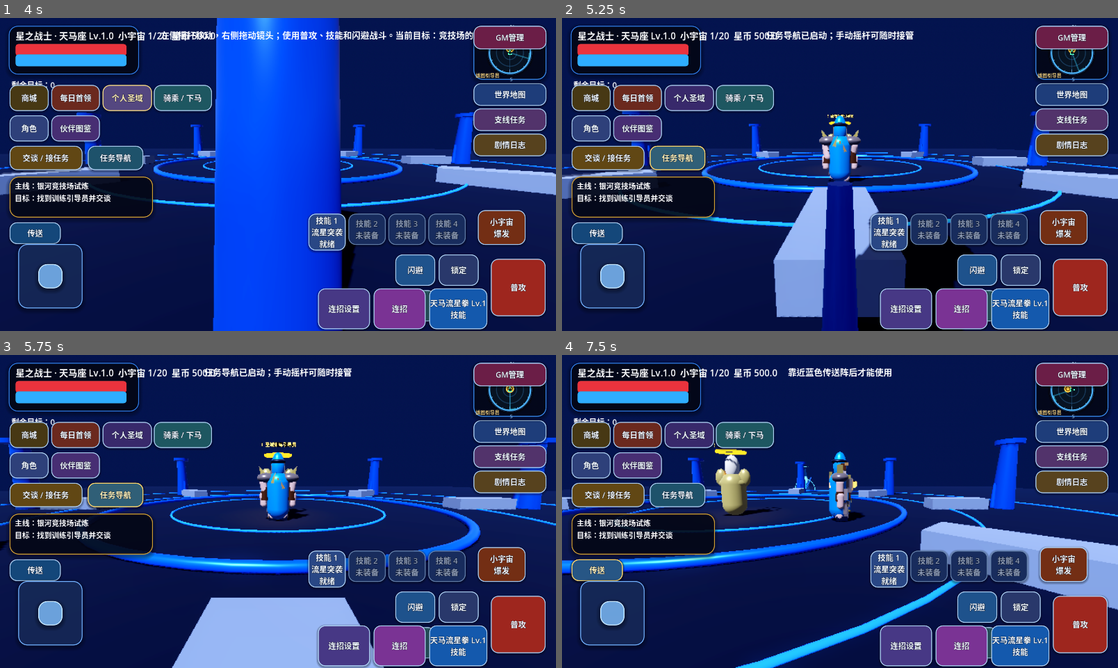
Above: before the commit, frames 1-4 (two rows, left to right).
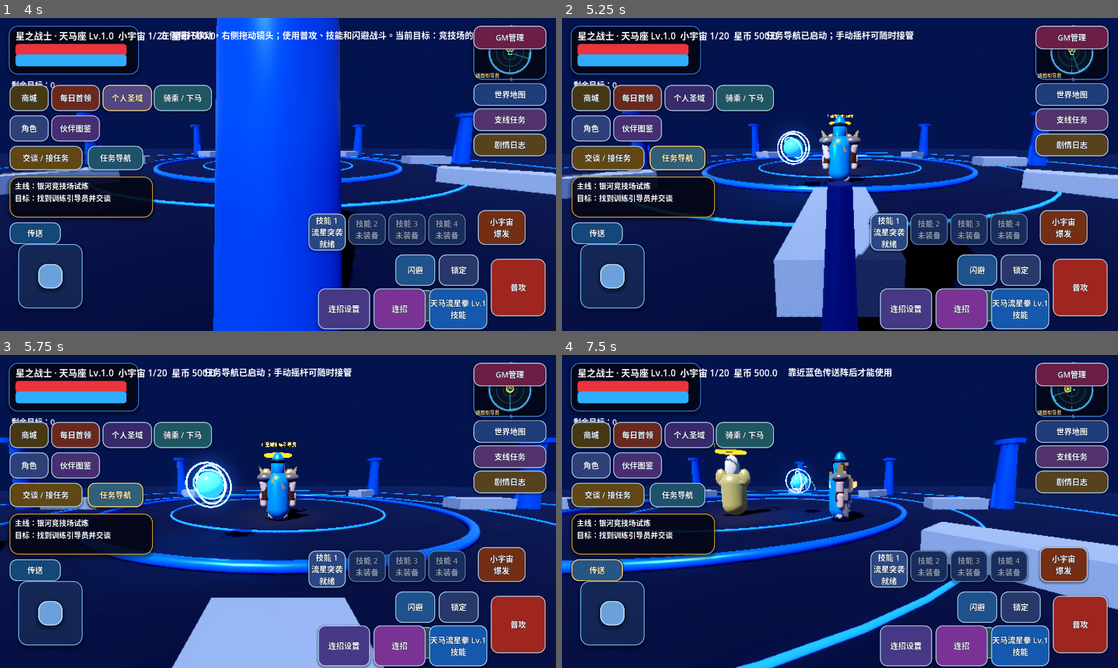
Above: after the commit, the same moments.

Repository: Qazwesrd/Saint-Seiya-Universe-War
Game: Godot game, scene res://scenes/main_menu.tscn
Same seed, same stepped clock (60 frames per second), same inputs: the game is played once before the commit and once after it.
Inputs (mouse positions are in pixels of both pictures, inside the frame that each line leads up to):
- Up to frame 1 (4 s): click "开始新游戏 / 新建存档" at 0.5 s; click "开始新游戏 / 新建存档" at 1.25 s; click "继续游戏 / 存档管理" at 2 s; click "游戏设置" at 2.75 s; click "读取" at 3.5 s
- Up to frame 2 (5.25 s): click "交谈 / 接任务" at 4.25 s; click "任务导航" at 5 s
- Up to frame 3 (5.75 s): no input
- Up to frame 4 (7.5 s): tap Enter (ui_accept) at 5.75, 6.02, 6.32 s; move the mouse to (962, 495) at 5.77 s; hold Right (ui_right) 5.78-6.5 s; click (962, 495) at 5.92 s; drag from (728, 527) to (812, 574) at 6.52 s; click "传送" at 7.25 s

Frame 1 is identical in both runs. In frame 2, 0.7% of the frame differs, in the area x 37-53%, y 35-58%; in frame 3, 1.6%, in the area x 33-50%, y 32-66%; in frame 4, 0.4%.

Commit message:
Add persistent companion bond progression and stat growth

Diff:
--- a/game/scripts/collection_system.gd
+++ b/game/scripts/collection_system.gd
@@ -22,8 +22,15 @@
 func _ensure_state() -> Dictionary:
  var data: Dictionary = RPGState.profile.get("collection_state",{})
  if data.is_empty():
-  data = {"companions":[],"pets":[],"mounts":[],"active_companion":"","active_pet":"","active_mount":"","enemy_defeats":0,"boss_defeats":0,"achievements":{},"claimed_achievements":[]}
+  data = {"companions":["training_mentor"],"pets":[],"mounts":[],"active_companion":"training_mentor","active_pet":"","active_mount":"","enemy_defeats":0,"boss_defeats":0,"achievements":{},"claimed_achievements":[],"companion_bond":{}}
   RPGState.profile["collection_state"] = data
+ if not data.has("companion_bond"):
+  data["companion_bond"] = {}
+ if data.get("companions", []).is_empty():
+  data["companions"] = ["training_mentor"]
+ if str(data.get("active_companion", "")) == "":
+  data["active_companion"] = "training_mentor"
+ RPGState.profile["collection_state"] = data
  return data
 func get_state() -> Dictionary:
  return _ensure_state().duplicate(true)
@@ -95,6 +102,48 @@
  data["achievements"] = achievements
  RPGState.profile["collection_state"] = data
  _save()
+func get_active_companion_bond() -> Dictionary:
+ var data: Dictionary = _ensure_state()
+ var companion_id := str(data.get("active_companion", ""))
+ if companion_id.is_empty() or not COMPANIONS.has(companion_id):
+  return {}
+ var bonds: Dictionary = data.get("companion_bond", {})
+ var bond: Dictionary = bonds.get(companion_id, {"level":1,"exp":0}).duplicate(true)
+ var level := clampi(int(bond.get("level", 1)), 1, 20)
+ var exp := maxi(0, int(bond.get("exp", 0)))
+ var next_exp := 100 + (level - 1) * 80
+ var perk := "初识伙伴" if level < 5 else ("默契共鸣" if level < 10 else ("星辉守护" if level < 15 else ("小宇宙链接" if level < 20 else "羁绊极意")))
+ return {"companion_id":companion_id,"name":str(COMPANIONS[companion_id].get("name", "伙伴")),"level":level,"exp":exp,"next_exp":next_exp,"perk":perk,"max_level":20}
+
+func record_companion_bond_xp(amount: int) -> Dictionary:
+ if amount <= 0:
+  return {"success":false,"reason":"经验值必须大于零"}
+ var data: Dictionary = _ensure_state()
+ var companion_id := str(data.get("active_companion", ""))
+ if companion_id.is_empty() or not COMPANIONS.has(companion_id):
+  return {"success":false,"reason":"当前没有出战伙伴"}
+ var bonds: Dictionary = data.get("companion_bond", {}).duplicate(true)
+ var bond: Dictionary = bonds.get(companion_id, {"level":1,"exp":0}).duplicate(true)
+ var old_level := clampi(int(bond.get("level", 1)), 1, 20)
+ var level := old_level
+ var exp := maxi(0, int(bond.get("exp", 0))) + amount
+ while level < 20:
+  var threshold := 100 + (level - 1) * 80
+  if exp < threshold:
+   break
+  exp -= threshold
+  level += 1
+ if level >= 20:
+  level = 20
+  exp = 0
+ bond["level"] = level
+ bond["exp"] = exp
+ bonds[companion_id] = bond
+ data["companion_bond"] = bonds
+ RPGState.profile["collection_state"] = data
+ _save()
+ return {"success":true,"companion_id":companion_id,"level":level,"previous_level":old_level,"levels_gained":level-old_level,"exp":exp,"next_exp":0 if level >= 20 else 100+(level-1)*80}
+
 func get_bonus_stats() -> Dictionary:
  var data := _ensure_state()
  var result := {"attack":0.0,"defense":0.0,"max_health":0.0,"max_cosmos":0.0,"speed":0.0}
@@ -105,6 +154,12 @@
   result["attack"] += float(COMPANIONS[companion_id].get("bonus_attack",0))
   result["defense"] += float(COMPANIONS[companion_id].get("bonus_defense",0))
   result["max_cosmos"] += float(COMPANIONS[companion_id].get("bonus_cosmos",0))
+  var bond_data: Dictionary = get_active_companion_bond()
+  var bond_level := int(bond_data.get("level", 1))
+  result["attack"] += float(bond_level - 1) * 0.6
+  result["defense"] += float(bond_level - 1) * 0.4
+  result["max_health"] += float(bond_level - 1) * 3.0
+  result["max_cosmos"] += float(bond_level - 1) * 2.0
  if PETS.has(pet_id):
   result["max_health"] += float(PETS[pet_id].get("bonus_health",0))
   result["defense"] += float(PETS[pet_id].get("bonus_defense",0))
